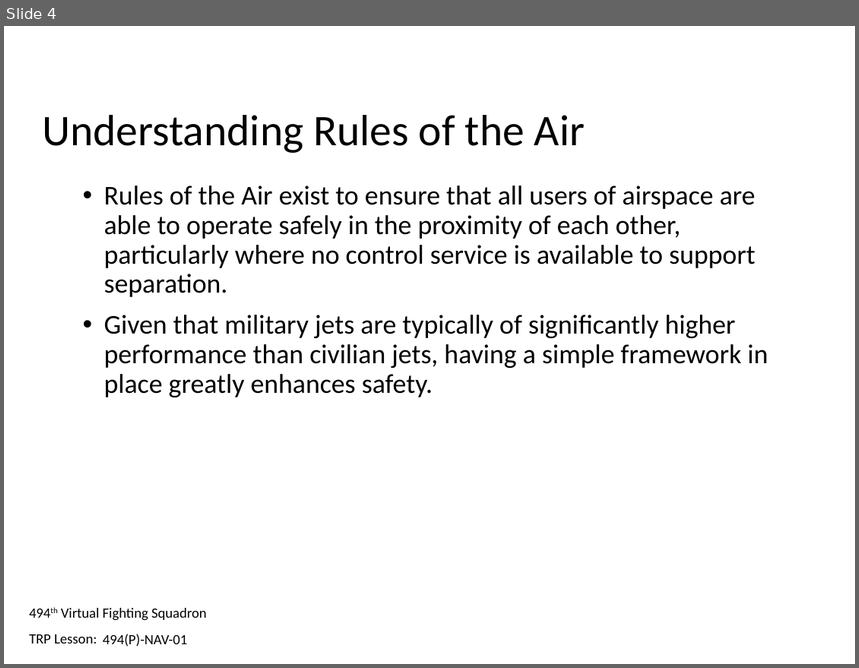
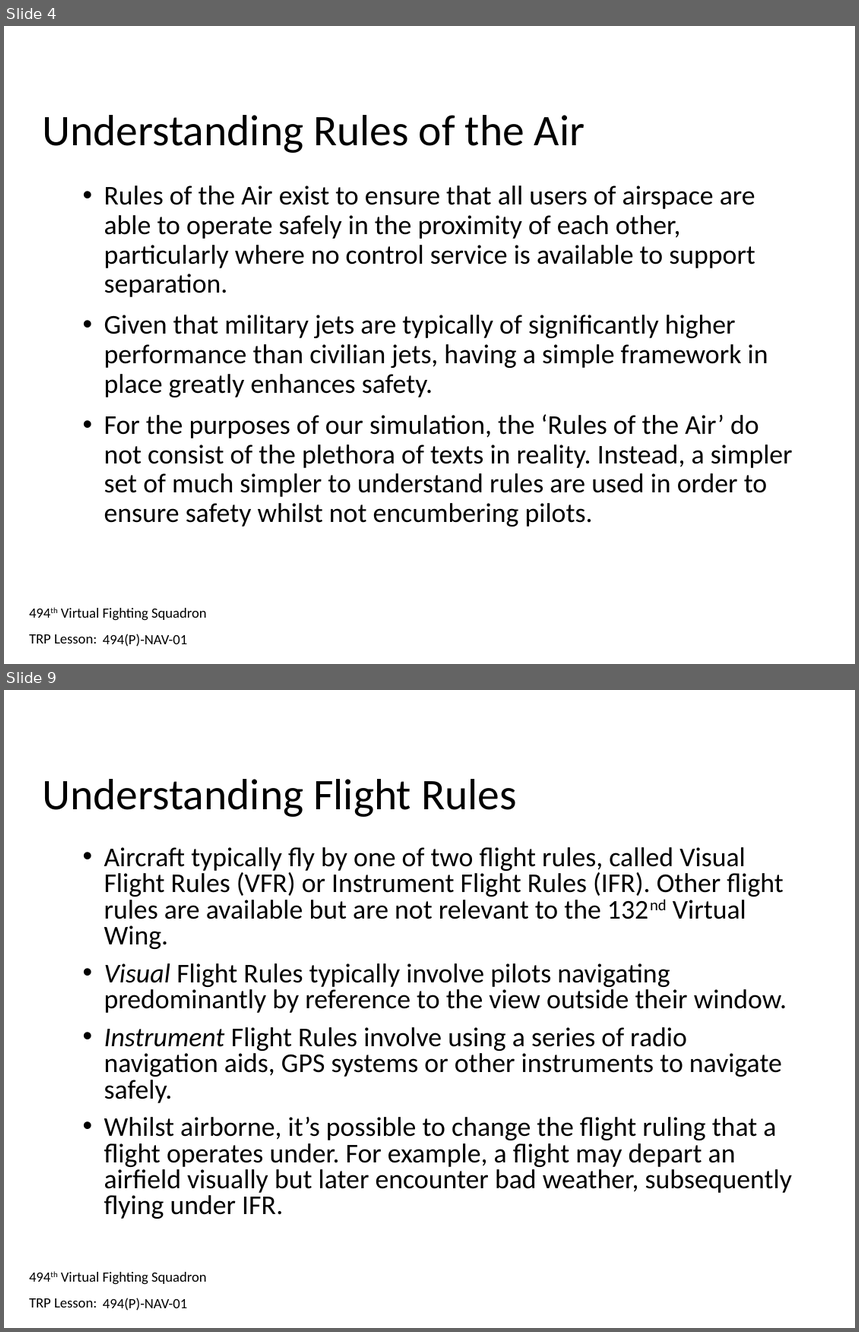
Before and after one commit to 132nd-vWing/132-TRP-494, a slide deck: TRP/NAV/NAV-01/494(P)-NAV-01 - Trainee Presentation.pptx. Shown one above the other, each under a label of ours: slide 4 before the commit, slides 4 and 9 after it; the slides between them are not shown. The pictures are 859x668 and 859x1332 pixels, drawn with LibreOffice and Linux fonts; fonts in the diff are those of the drawing; background and template pictures are left out. Boxes give left, top, right and bottom in pixels: in the first picture for what was removed or moved away, otherwise in the second. Text is boxed around its words. In the diff, an @@ line names an element or a change of style, - is before the commit and + after.

```diff
--- a/TRP/NAV/NAV-01/494(P)-NAV-01 - Trainee Presentation.pptx
+++ b/TRP/NAV/NAV-01/494(P)-NAV-01 - Trainee Presentation.pptx
@@ slide 9 added at (4, 690, 855, 1328), background #FFFFFF; not listed: 2 template elements that a slide beside it also shows @@
@@ title added at (43, 779, 517, 817), 37 pt, text #000000 @@
+Understanding Flight Rules
@@ text added at (104, 847, 792, 1219), 23 pt, text #000000 @@
+• Aircraft typically fly by one of two flight rules, called Visual Flight Rules (VFR) or Instrument Flight Rules (IFR). Other flight rules are available but are not relevant to the 132nd Virtual Wing.
+• Visual Flight Rules typically involve pilots navigating predominantly by reference to the view outside their window.
+• Instrument Flight Rules involve using a series of radio navigation aids, GPS systems or other instruments to navigate safely.
+• Whilst airborne, it’s possible to change the flight ruling that a flight operates under. For example, a flight may depart an airfield visually but later encounter bad weather, subsequently flying under IFR.
@@ text added at (103, 1298, 187, 1311), 12 pt, text #000000 @@
+494(P)-NAV-01
@@ slide 4 changed as well @@
@@ text at (104, 414, 793, 527): paragraph added @@
+• For the purposes of our simulation, the ‘Rules of the Air’ do not consist of the plethora of texts in reality. Instead, a simpler set of much simpler to understand rules are used in order to ensure safety whilst not encumbering pilots.
```
Also in this commit, not shown: 3 other slides changed, 17 other slides added, 3 other files.
